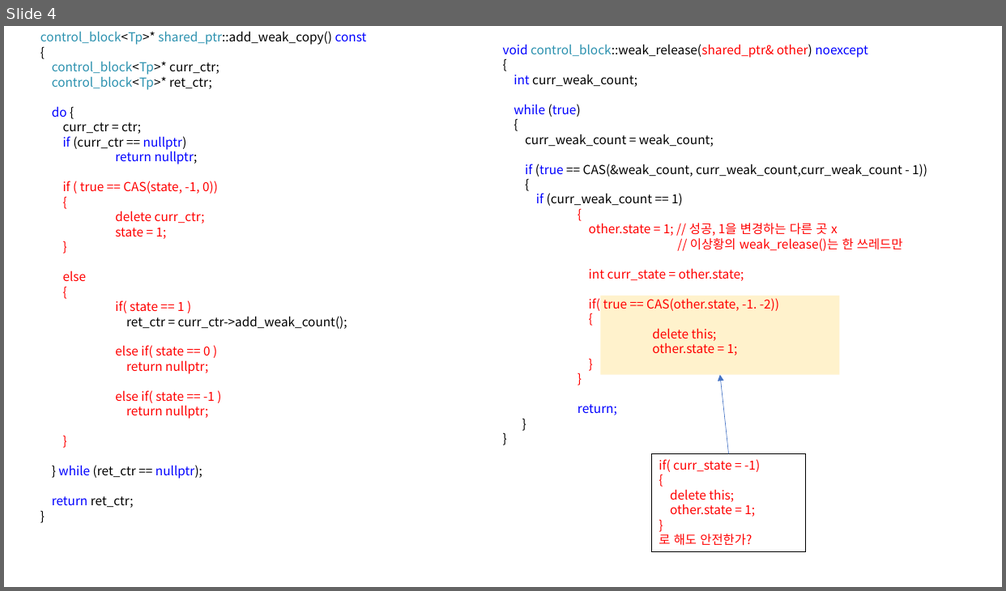
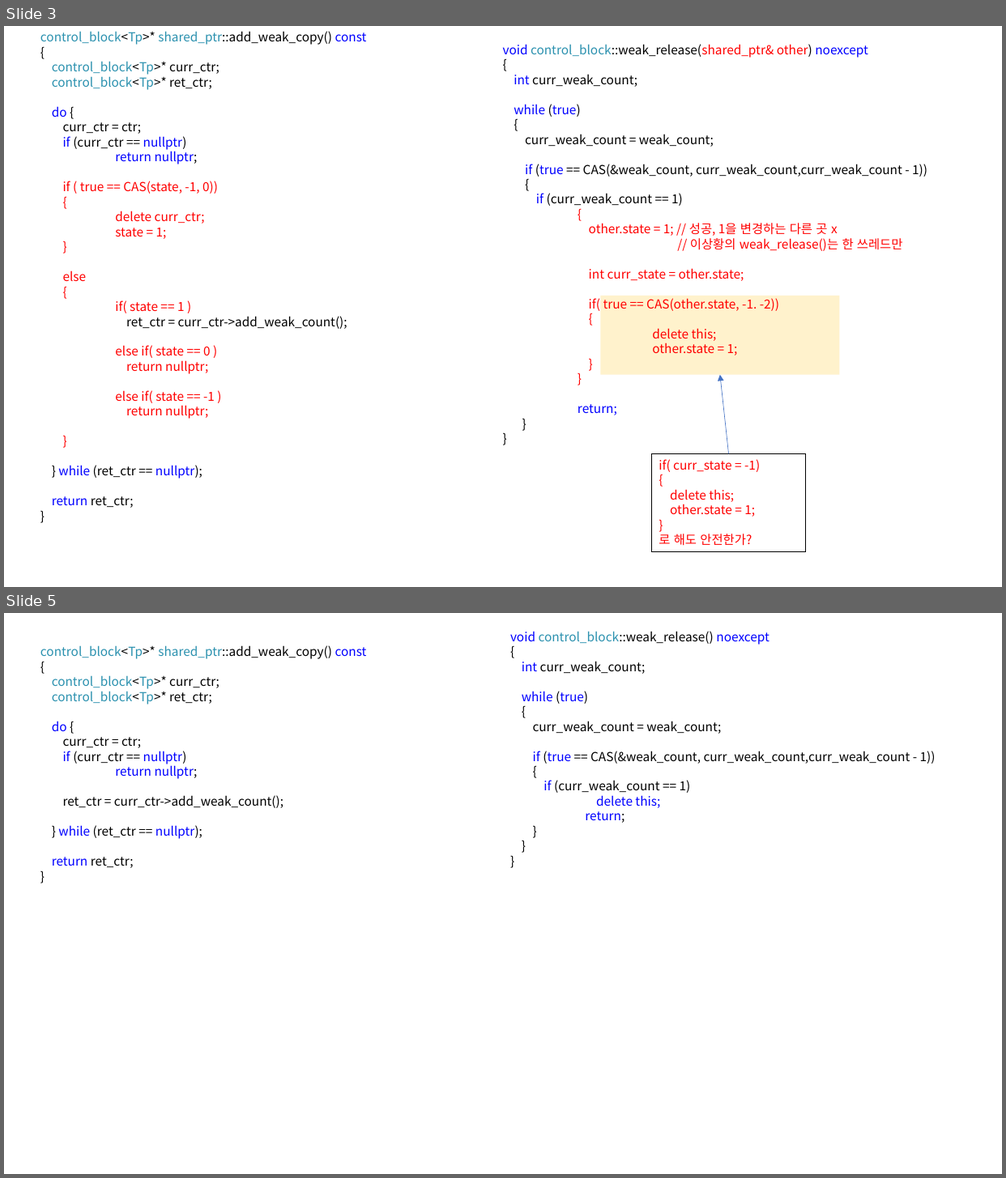
Before and after one commit to KU-t/1920-thesis, a slide deck: 연구일지/졸업작품 주간 일지 30주차/ABA해결방안.pptx. Shown one above the other, each under a label of ours: slide 4 before the commit, slides 3 and 5 after it; the slides between them are not shown. The pictures are 1006x591 and 1006x1178 pixels, drawn with LibreOffice and Linux fonts; fonts in the diff are those of the drawing. Boxes give left, top, right and bottom in pixels: in the first picture for what was removed or moved away, otherwise in the second. Text is boxed around its words. In the diff, an @@ line names an element or a change of style, - is before the commit and + after.

```diff
--- a/연구일지/졸업작품 주간 일지 30주차/ABA해결방안.pptx
+++ b/연구일지/졸업작품 주간 일지 30주차/ABA해결방안.pptx
@@ slide 5 added at [4,613,1002,1174], background #FFFFFF @@
@@ text added at [510,631,936,823], 12 pt, text #000000 @@
+void control_block::weak_release() noexcept
+{
+int curr_weak_count;
+while (true)
+{
+curr_weak_count = weak_count;
+if (true == CAS(&weak_count, curr_weak_count,curr_weak_count - 1))
+{
+if (curr_weak_count == 1)
+delete this;
+return;
+}
+}
+}
@@ text added at [40,645,367,868], 12 pt, text #000000 @@
+control_block<Tp>* shared_ptr::add_weak_copy() const
+{
+control_block<Tp>* curr_ctr;
+control_block<Tp>* ret_ctr;
+do {
+curr_ctr = ctr;
+if (curr_ctr == nullptr)
+return nullptr;
+ret_ctr = curr_ctr->add_weak_count();
+} while (ret_ctr == nullptr);
+return ret_ctr;
+}
@@ what was slide 4 is now slide 3 @@
```
Also in this commit, not shown: 1 slide changed, 2 other slides added, 1 slide removed, 1 other file.
